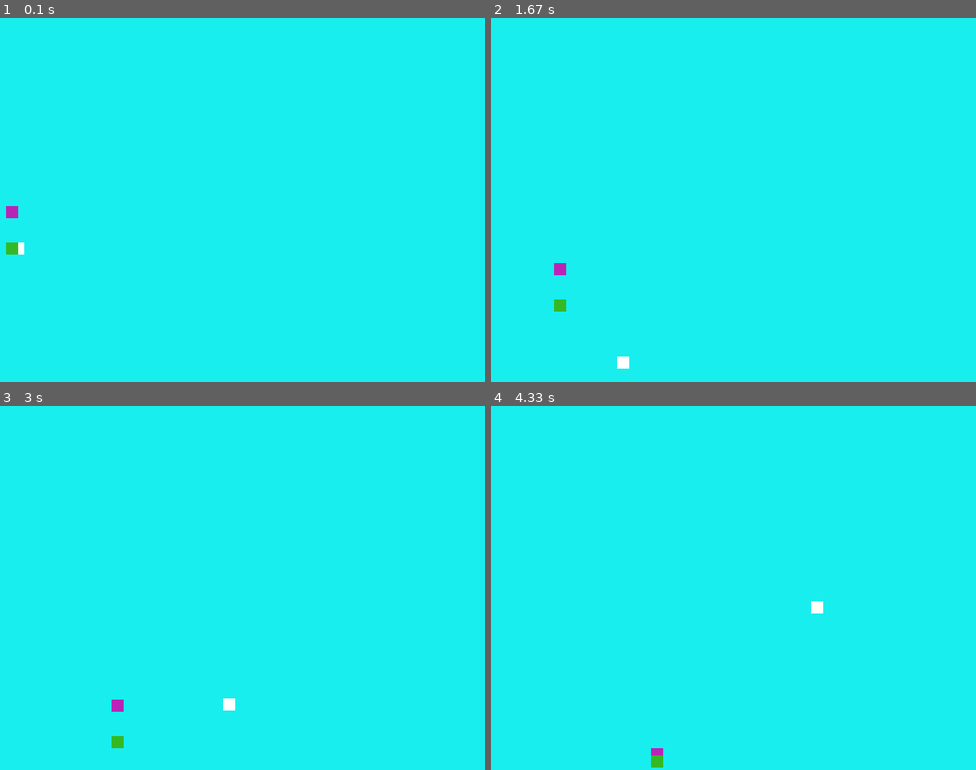
Above: before the commit, frames 1-4 (two rows, left to right).
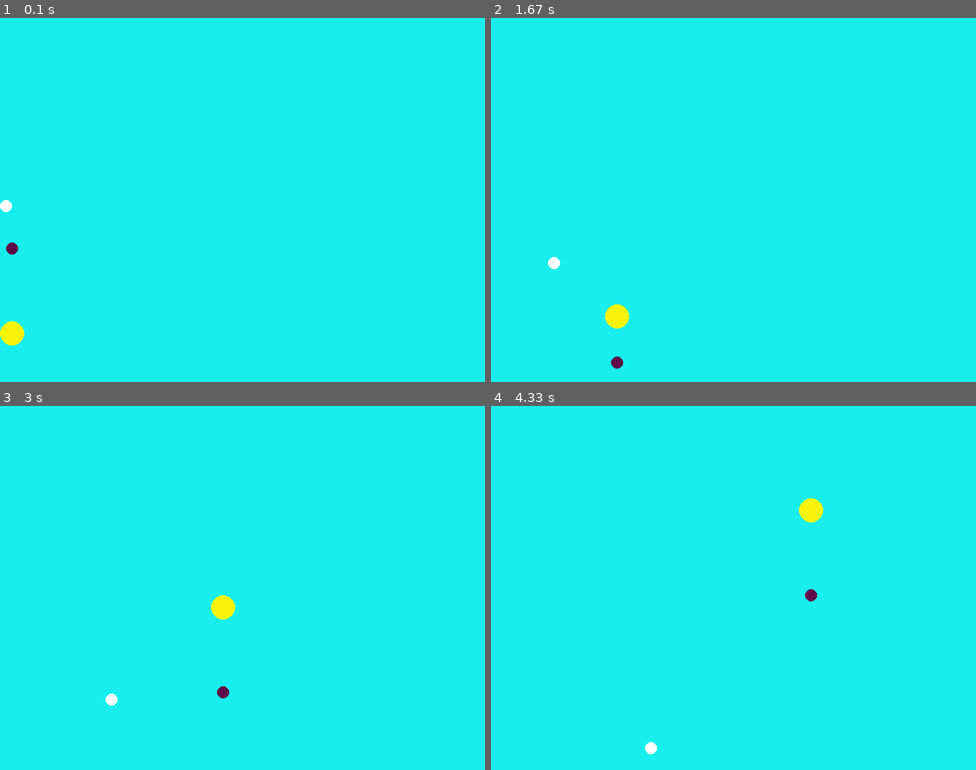
Above: after the commit, the same moments.

Repository: Juan4919/intro-pygame
Game: pygame game, started from main.py
Same seed, same stepped clock (60 frames per second), same inputs: the game is played once before the commit and once after it.
Inputs:
- Up to frame 1 (0.1 s): no input
- Up to frame 2 (1.67 s): no input
- Up to frame 3 (3 s): no input
- Up to frame 4 (4.33 s): no input

The runs differ from the first frame. In frame 1, 0.5% of the frame differs, in the area x 0-5%, y 50-90%; in frame 2, 0.6%; in frame 3, 0.6%, in the area x 21-49%, y 52-94%; in frame 4, 0.6%.

Commit message:
clase circulo terminada

Diff:
--- a/figura_class.py
+++ b/figura_class.py
@@ -21,3 +21,26 @@
 
     def dibujar(self,sourface):
         pg.draw.rect( sourface,self.color, (self.pos_x,self.pos_y,self.w,self.h) )
+
+
+class Circulo:
+    def __init__(self,pos_x,pos_y,color=(255,255,255),radio = 10,vx=1,vy=1 ):
+        self.pos_x = pos_x
+        self.pos_y = pos_y
+        self.color = color
+        self.radio = radio
+        self.vx = vx
+        self.vy = vy
+
+
+    def mover(self):
+        self.pos_x += self.vx
+        self.pos_y += self.vy
+        if self.pos_x == 800 or self.pos_x==0:
+            self.vx = self.vx*-1
+
+        if self.pos_y == 600 or self.pos_y == 0:
+            self.vy = self.vy*-1
+
+    def dibujar(self,sourface):
+        pg.draw.circle( sourface,self.color,(self.pos_x,self.pos_y),self.radio )
--- a/main.py
+++ b/main.py
@@ -1,5 +1,5 @@
 import pygame as pg
-from figura_class import Rectangulo
+from figura_class import Rectangulo,Circulo
 
 #inicializar todos los modulos de pygame, pantallas, objetos, sonidos,teclado,etc
 pg.init()
@@ -8,11 +8,15 @@
 pg.display.set_caption( "Intro Pygame" )#agregar un titulo a mi ventana
 
 game_over = True
-
+"""
 rectangulo1 = Rectangulo(0,300,(185, 36, 183))
 rectangulo2 = Rectangulo(0,350,vx=2,vy=2)
 rectangulo3 = Rectangulo(0,360,(52, 185, 36))
+"""
 
+circulo1 = Circulo(0,300)
+circulo2 = Circulo(0,360,( 95, 10, 72 ),vx=2,vy=2)
+circulo3 = Circulo(0,500,( 251, 244, 8),20,2,2)
 
 while game_over:
 
@@ -23,6 +27,7 @@
 
     pantalla.fill( ( 24, 238, 238) )#asignar un color a la pantalla
 
+    """
     rectangulo1.mover()
     rectangulo2.mover()
     rectangulo3.mover()
@@ -30,6 +35,14 @@
     rectangulo1.dibujar(pantalla)
     rectangulo2.dibujar(pantalla)
     rectangulo3.dibujar(pantalla)
+    """
+    circulo1.mover()
+    circulo2.mover()
+    circulo3.mover()
+
+    circulo1.dibujar(pantalla)
+    circulo2.dibujar(pantalla)
+    circulo3.dibujar(pantalla)
 
     pg.display.flip()#funcion para cargar toda la configuracion que va dentro de la pantalla
 
